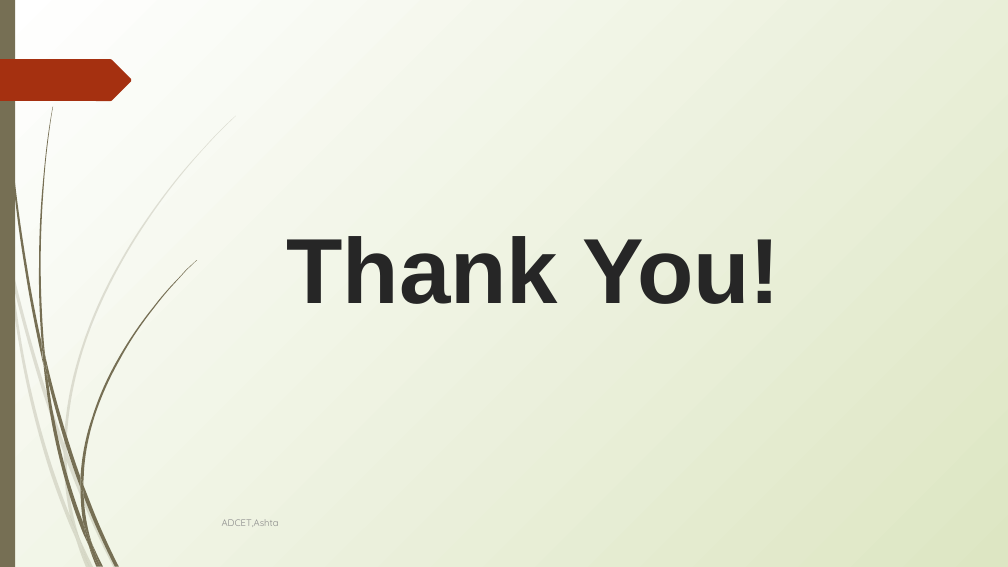
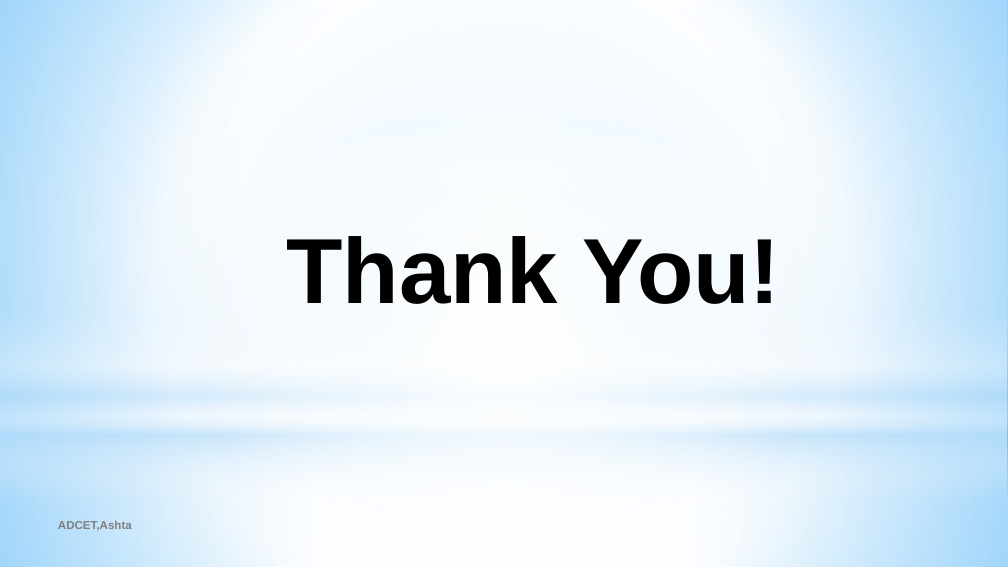
Before and after one commit to Nishant0073/Dudhaganga-Dairy-Application, a slide deck: slide 15 of Documents/G33PPT.pptx (slide 13 before the commit). Drawn at 1008x567 pixels with LibreOffice and Linux fonts; fonts in the diff are those of the drawing. Boxes give left, top, right and bottom in pixels: in the first picture for what was removed or moved away, otherwise in the second. Text is boxed around its words. In the diff, an @@ line names an element or a change of style, - is before the commit and + after.

```diff
--- a/Documents/G33PPT.pptx
+++ b/Documents/G33PPT.pptx
@@ background gradient #FFFFFF to #DDE6C3 to gradient #99D4FE to #FFFFFF to #54BDFF @@
@@ rectangle removed at (0,0,15,567) @@
@@ rectangle added at (0,0,1008,422), fill gradient #FFFFFF to #B4DCFA @@
@@ freeform shape removed at (0,59,132,101) @@
@@ ellipse added at (0,132,1008,554), fill gradient #FFFFFF @@
@@ title "Thank You!" at (286,236,780,304): text colour #262626 to #000000 @@
@@ rectangle added at (0,312,1008,501), fill gradient #FFFFFF to #B4DCFA @@
@@ rectangle added at (0,422,1008,567), fill gradient #FFFFFF to #B4DCFA @@
@@ text "ADCET,Ashta": place and size @@
-text "ADCET,Ashta" at (222,519,279,527)
+text "ADCET,Ashta" at (58,521,132,531)
@@ text "ADCET,Ashta" at (58,521,132,531): size 9 to 11 pt, font Quicksand to Arial, text colour #888888 to #7F7F7F, bold on @@
@@ group removed at (0,116,236,567): 10 freeform shapes @@
@@ group removed at (2,0,197,567): 12 freeform shapes @@
```
Also in this commit, not shown: 9 other slides changed, 5 slides added, 3 slides removed.
